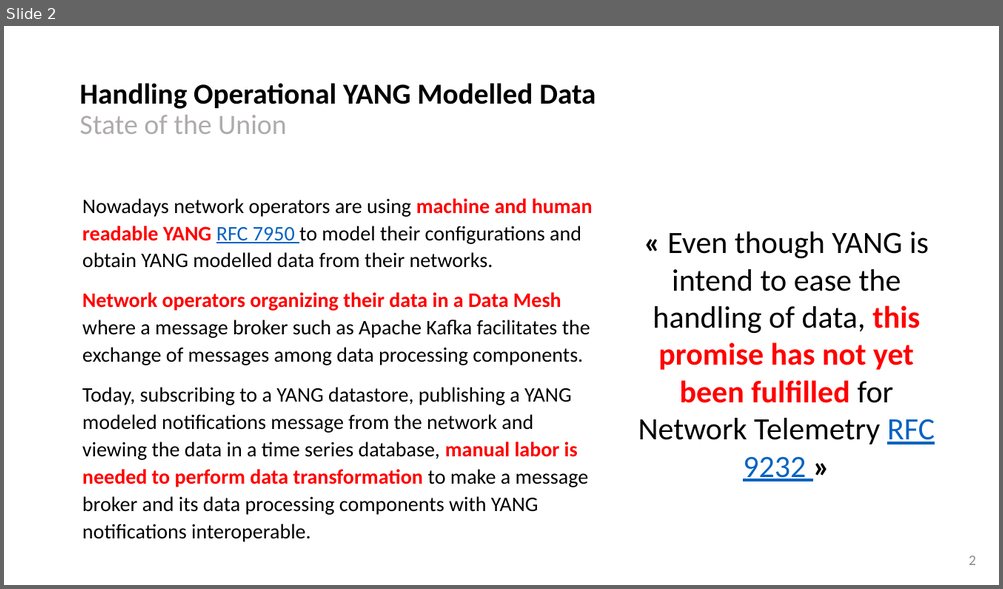
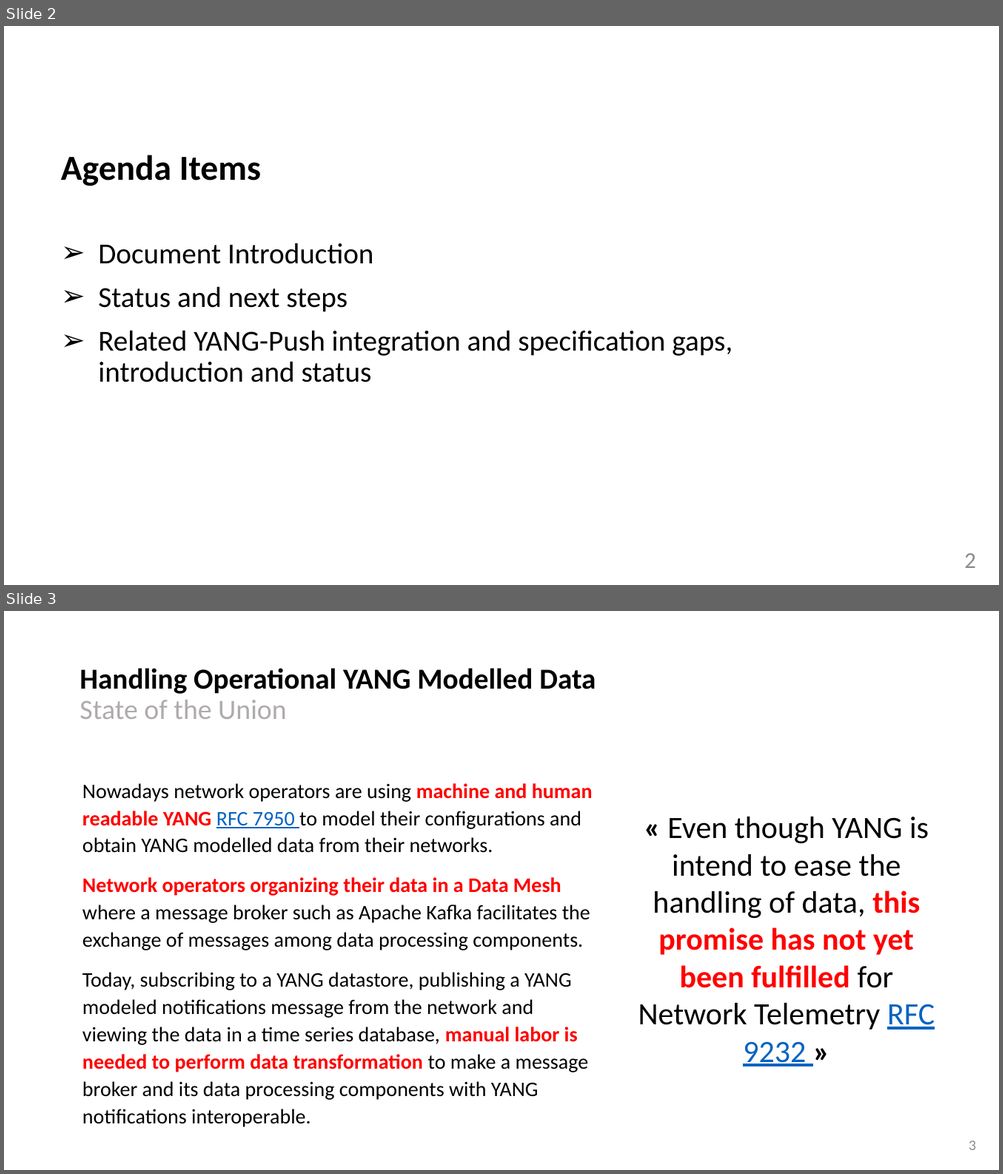
Before and after one commit to network-analytics/ietf-network-analytics-document-status, a slide deck: 120/NMOP/draft-ietf-nmop-yang-message-broker-integration.pptx. Shown one above the other, each under a label of ours: slide 2 before the commit, slides 2 and 3 after it. The pictures are 1003x589 and 1003x1174 pixels, drawn with LibreOffice and Linux fonts; fonts in the diff are those of the drawing. Boxes give left, top, right and bottom in pixels: in the first picture for what was removed or moved away, otherwise in the second. Text is boxed around its words. In the diff, an @@ line names an element or a change of style, - is before the commit and + after.

```diff
--- a/120/NMOP/draft-ietf-nmop-yang-message-broker-integration.pptx
+++ b/120/NMOP/draft-ietf-nmop-yang-message-broker-integration.pptx
@@ slide 2 added at (4,26,999,585), background #FFFFFF @@
@@ text added at (61,155,732,383), 28 pt, text #000000 @@
+Agenda Items
+➢ Document Introduction
+➢ Status and next steps
+➢ Related YANG-Push integration and specification gaps,
+  introduction and status
@@ page number added at (964,554,976,568), 22 pt, text #8C8C8C @@
+2
@@ what was slide 2 is now slide 3 @@
@@ page number at (968,1141,976,1150): text changed @@
-2
+3
```
Also in this commit, not shown: 3 slides changed, 1 other file.
